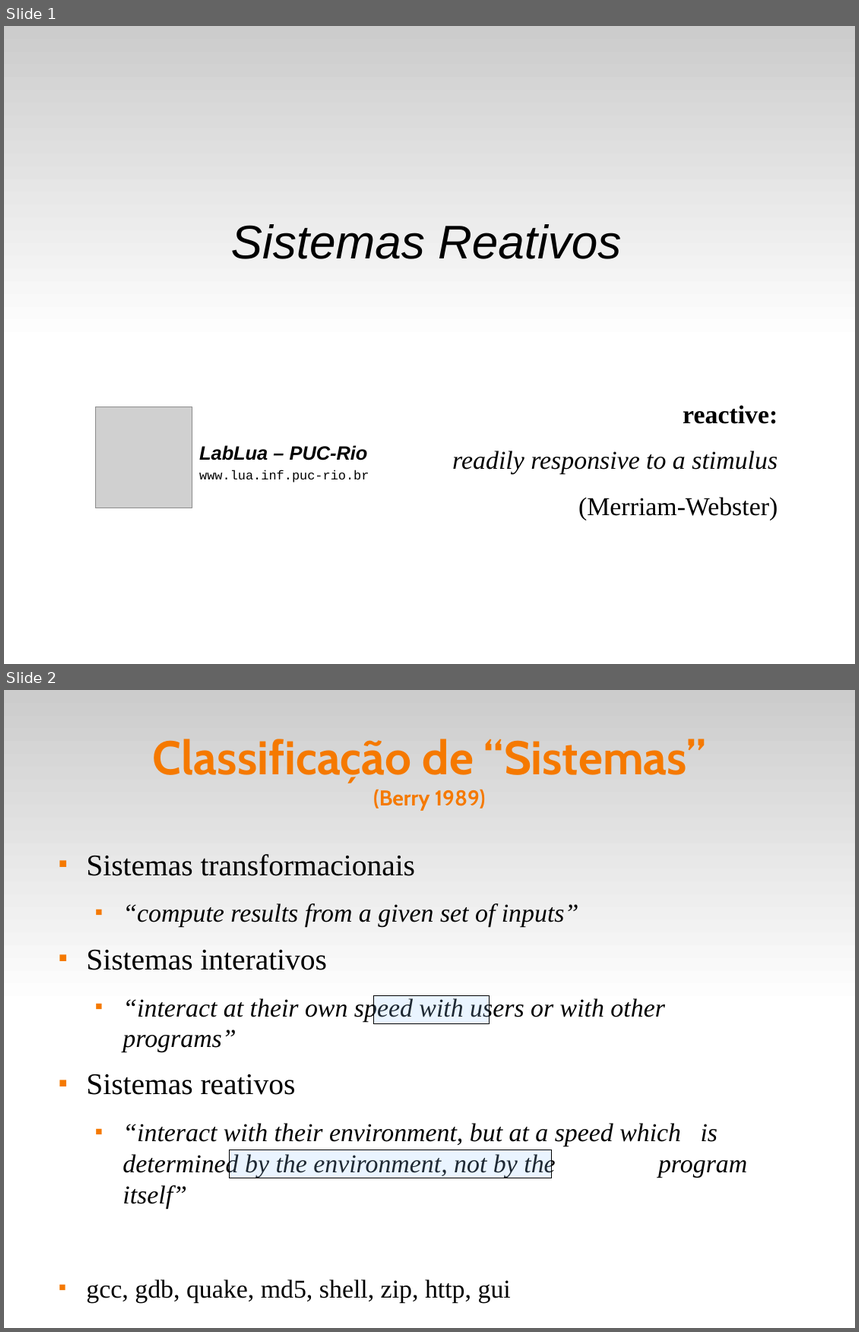
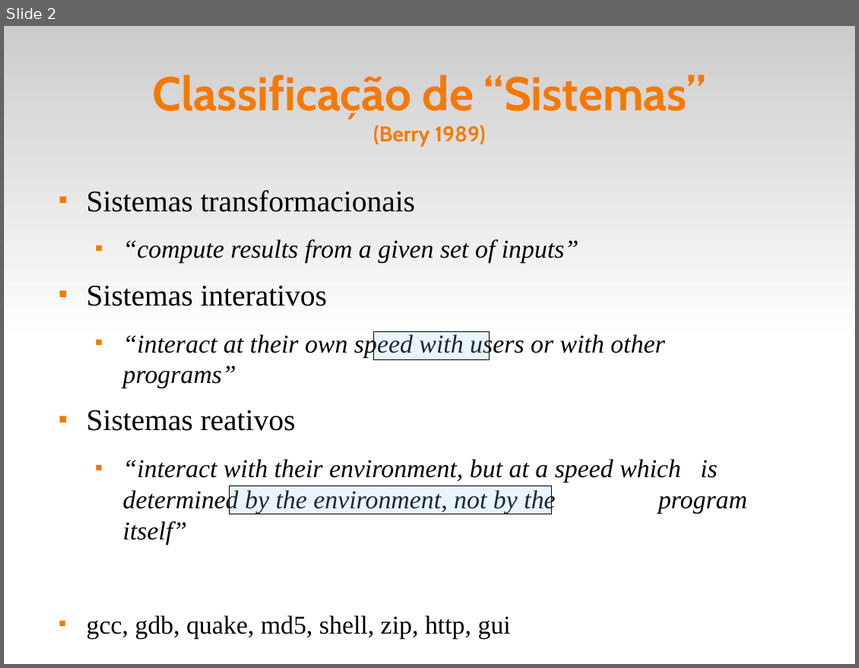
Before and after one commit to fsantanna-uerj/reativos, a slide deck: slides/01_reativos.odp. Shown one above the other, each under a label of ours: slides 1 and 2 before the commit, slide 2 after it. The pictures are 859x1332 and 859x668 pixels, drawn with LibreOffice and Linux fonts; fonts in the diff are those of the drawing; grey boxes stand for pictures. Boxes give left, top, right and bottom in pixels: in the first picture for what was removed or moved away, otherwise in the second. Text is boxed around its words. In the diff, an @@ line names an element or a change of style, - is before the commit and + after.

```diff
--- a/slides/01_reativos.odp
+++ b/slides/01_reativos.odp
@@ slide 1 removed at <box>4,26,855,664</box>, background #FFFFFF; not listed: 1 template element that a slide beside it also shows @@
@@ subtitle removed at <box>231,224,621,259</box> @@
-Sistemas Reativos
@@ picture removed at <box>95,407,192,509</box> @@
@@ text removed at <box>452,405,778,521</box> @@
-reactive:
-readily responsive to a stimulus
-(Merriam-Webster)
@@ text removed at <box>199,446,369,483</box> @@
-LabLua – PUC-Rio
-www.lua.inf.puc-rio.br
```
Also in this commit, not shown: 1 slide changed, 4 slides added, 1 other slide removed, 4 other files.
